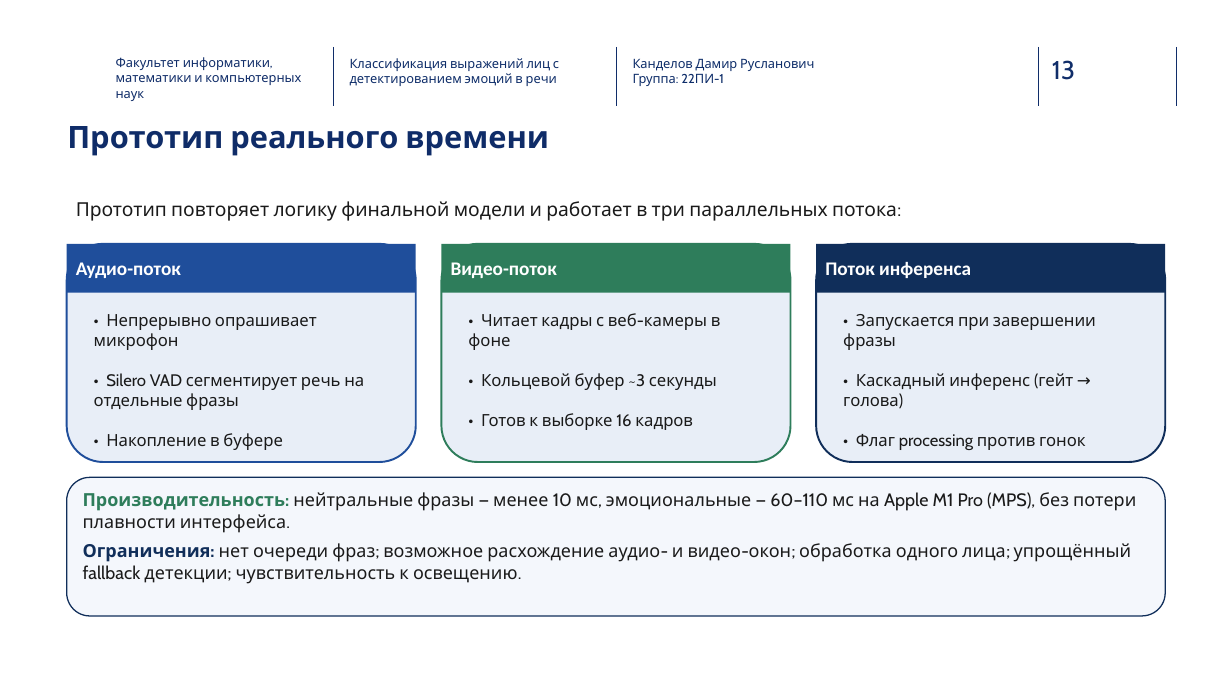
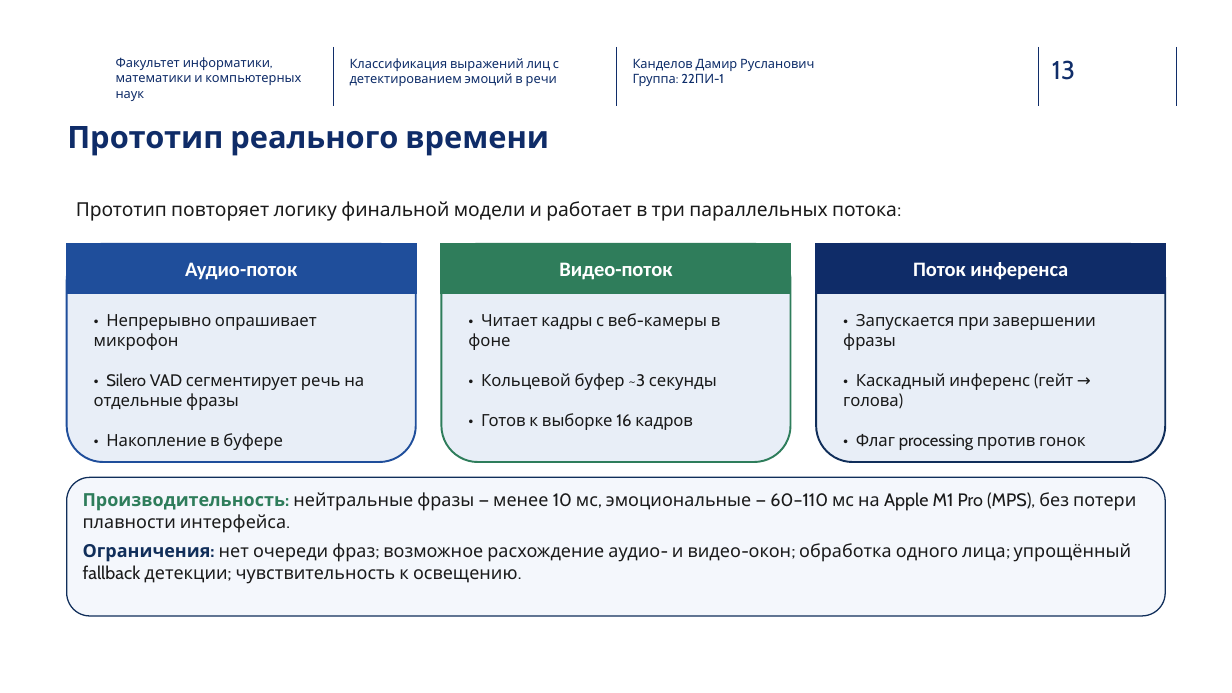
Before and after one commit to Kaparya/Classification-of-Facial-Expressions, a slide deck: slide 13 of Diploma_presentation.pptx. Drawn at 1232x693 pixels with LibreOffice and Linux fonts; fonts in the diff are those of the drawing; background and template pictures are left out. Boxes give left, top, right and bottom in pixels: in the first picture for what was removed or moved away, otherwise in the second. Text is boxed around its words. In the diff, an @@ line names an element or a change of style, - is before the commit and + after.

```diff
--- a/Diploma_presentation.pptx
+++ b/Diploma_presentation.pptx
@@ rectangle "Аудио-поток" at [67,244,416,293]: size 15 to 16 pt; alignment left to centre; outline none to #1E4D9B 1.5 pt @@
@@ rectangle "Видео-поток" at [442,244,791,293]: size 15 to 16 pt; alignment left to centre; fill #2E7D5B to #2F7D5B; outline none to #2F7D5B 1.5 pt @@
@@ rectangle "Поток инференса" at [816,244,1165,293]: size 15 to 16 pt; alignment left to centre; fill #102E5A to #0F2C68; outline none to #0F2C68 1.5 pt @@
```
Also in this commit, not shown: 5 other slides changed, 1 other file.
